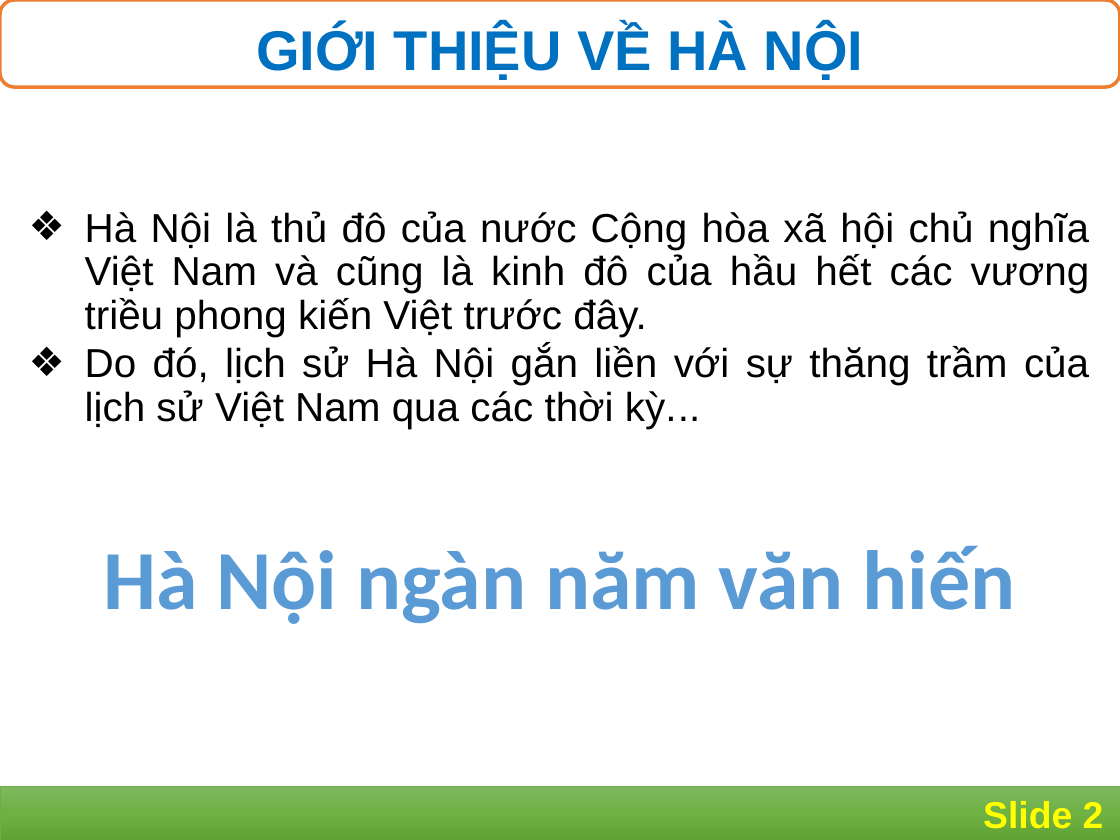
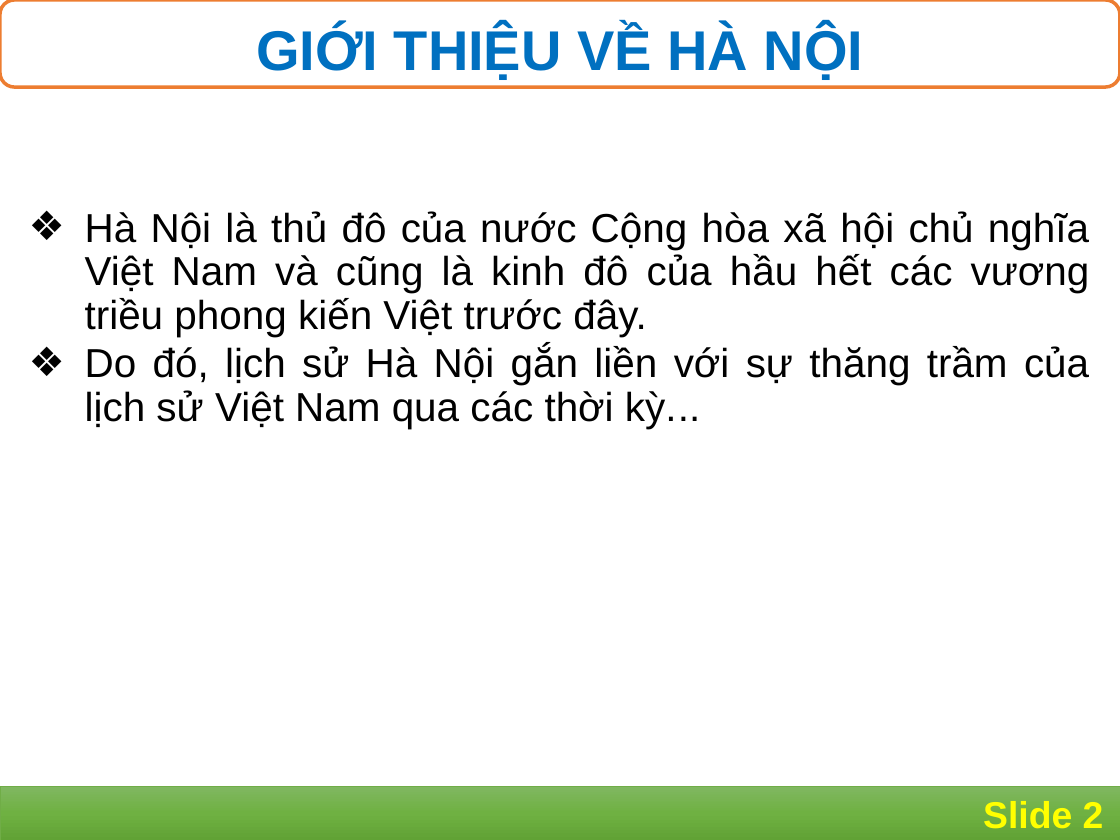
Before and after one commit to phatnguyendev/quiz-search, a slide deck: slide 2 of dapan/cau 3.pptx. Drawn at 1120x840 pixels with LibreOffice and Linux fonts; fonts in the diff are those of the drawing. Boxes give left, top, right and bottom in pixels: in the first picture for what was removed or moved away, otherwise in the second. Text is boxed around its words. In the diff, an @@ line names an element or a change of style, - is before the commit and + after.

```diff
--- a/dapan/cau 3.pptx
+++ b/dapan/cau 3.pptx
@@ text removed at bbox=[103, 545, 1016, 624] @@
-Hà Nội ngàn năm văn hiến
```
Also in this commit, not shown: 3 other slides changed, 2 other files.
